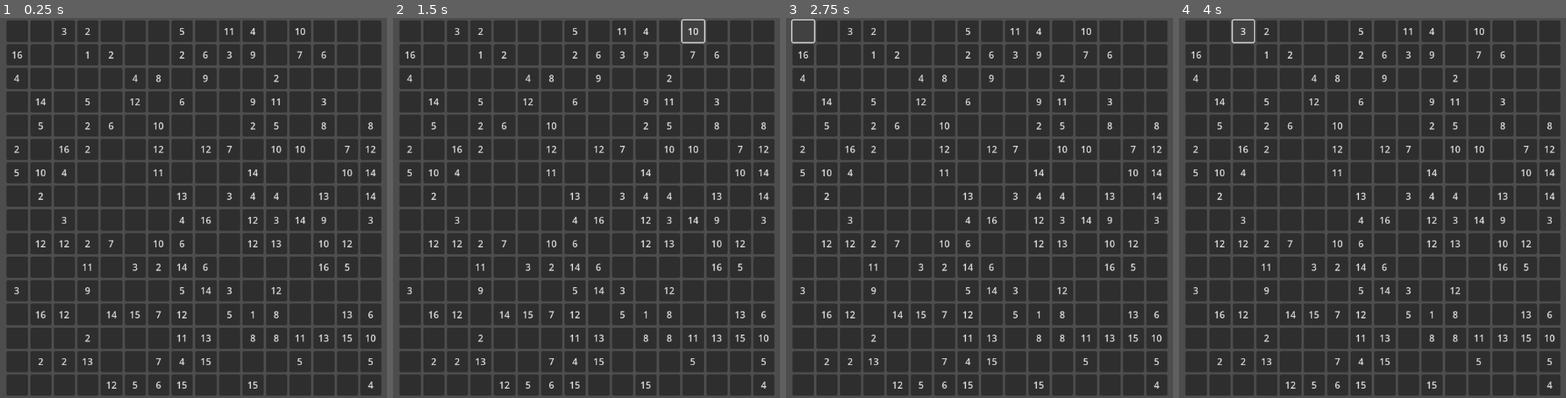
Above: before the commit, frames 1-4 (left to right).
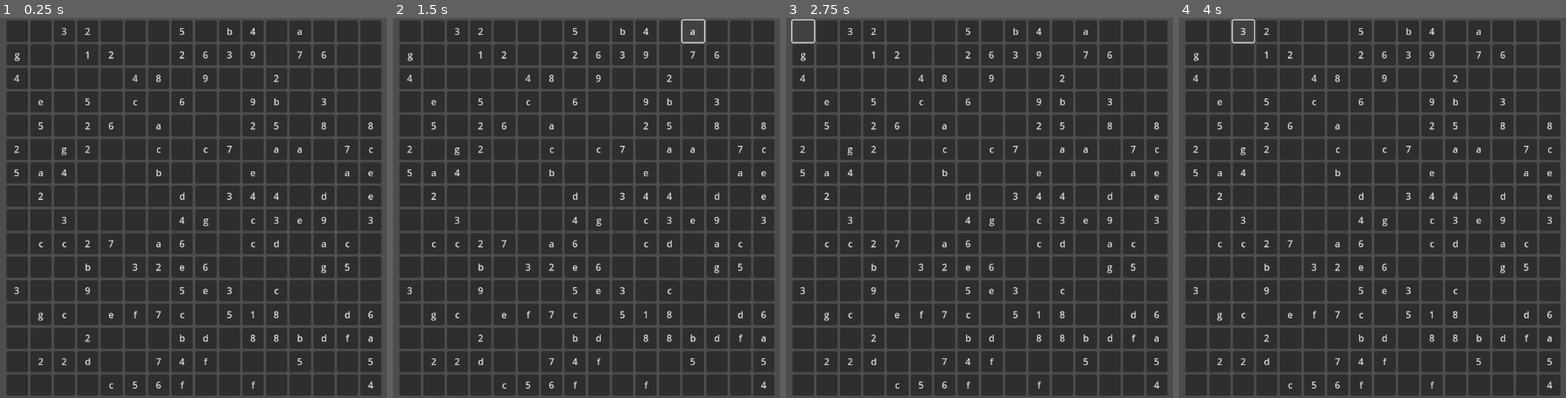
Above: after the commit, the same moments.

Repository: henbotb/Sudoku
Game: Godot game, scene res://Scenes/Game.tscn
The game is run twice, just before and just after one commit, with the same random seed, the same clock (stepped at 60 frames per second) and the same inputs.
Inputs (mouse positions are in pixels of both pictures, inside the frame that each line leads up to):
- Up to frame 1 (0.25 s): no input
- Up to frame 2 (1.5 s): click (528, 101) at 0.5 s, where only the run before the commit has a clickable "12"; click (694, 29) at 1.25 s, where only the run after the commit has a clickable "a"
- Up to frame 3 (2.75 s): click (801, 29) at 2.02 s
- Up to frame 4 (4 s): click (1221, 29) at 2.77 s; click "3" at 3.5 s

The runs differ from the first frame. In frame 1, 1.8% of the frame differs, in the area x 3-98%, y 2-98%; in frame 2, 1.8%; in frame 3, 1.8%; in frame 4, 1.8%.

Commit message:
Added automatic conversion between board display types

Diff:
--- a/Scripts/sudoku_procedural.gd
+++ b/Scripts/sudoku_procedural.gd
@@ -18,20 +18,27 @@
 var selected_cell: Button
 var rng = RandomNumberGenerator.new()
 
+var remembered_display_type
+
 @onready var puzzle: GridContainer = $"."
-
 
 
 
 # Called when the node enters the scene tree for the first time.
 func _ready() -> void:
-	print(int("13%s" % "f"))
+	print(convert_char_to_digit('a'))
+	print(convert_digit_to_char('12'))
+
 	if config.load("user://game_settings.cfg") != OK:
 		printerr("User didn't have a game_settings file")
 
+	remembered_display_type = config.get_value("board_settings", "double_digit_numbers")
+
 	if create_board() != OK:
 		printerr("Board/Inner Rows/Cols initialized to non-divisible value")
 
+	if remembered_display_type != true:
+		change_board_display_type(true)
 	#SELECTED.default_font_size = 10
 
 
@@ -127,7 +134,7 @@
 	for house in houses:
 		var cells: Array[Node] = house.get_children()
 		for cell in cells:
-			if(cell.text == cell_number):
+			if cell.text == cell_number:
 				cell.theme = SELECTED
 
 # TODO:
@@ -151,11 +158,46 @@
 	if config.load("user://game_settings.cfg") != OK:
 		printerr("User didn't have a game_settings file")
 
+	if remembered_display_type != config.get_value("board_settings", "double_digit_numbers"):
+		if remembered_display_type:
+			change_board_display_type(true)
+			remembered_display_type = false
+		else:
+			change_board_display_type(false)
+			remembered_display_type = true
+
+
 # TODO: Cell datatype
 # properties: value, is_permanent, display_mode,
 # methods:
 
-
+func convert_value_type_toggle(input: String) -> String:
+	if input.is_valid_int(): # int -> char
+		return char(int(input) + 87)
+	return str(ord(input) - 87)
+
+func convert_digit_to_char(input: String) -> String:
+	if 0 < int(input) and int(input) < 10:
+		return input
+	return char(int(input) + 87)
+
+func convert_char_to_digit(input: String) -> String:
+	if 0 < int(input) and int(input) < 10:
+		return input
+	return str(ord(input) - 87)
+
+func change_board_display_type(from_double_digit: bool):
+	var houses: Array[Node] = puzzle.get_children()
+	for house in houses:
+		var cells: Array[Node] = house.get_children()
+		for cell in cells:
+			if cell.text == "":
+				continue
+
+			if from_double_digit:
+				cell.text = convert_digit_to_char(cell.text)
+			else:
+				cell.text = convert_char_to_digit(cell.text)
 
 func _input(event):
 
